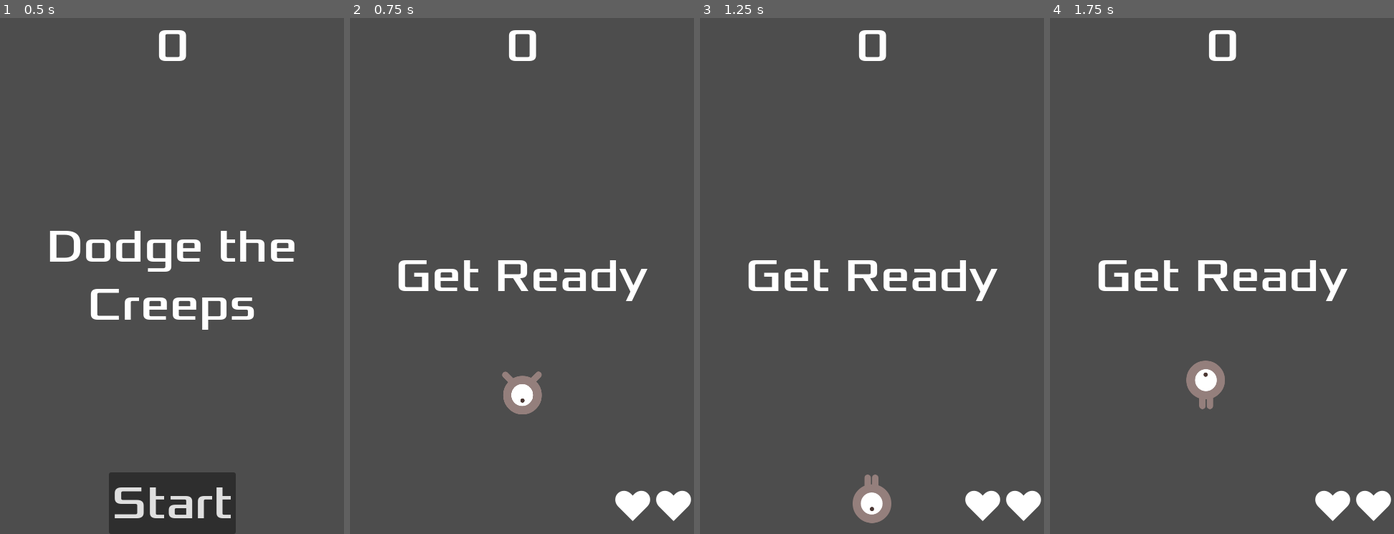
Above: before the commit, frames 1-4 (left to right).
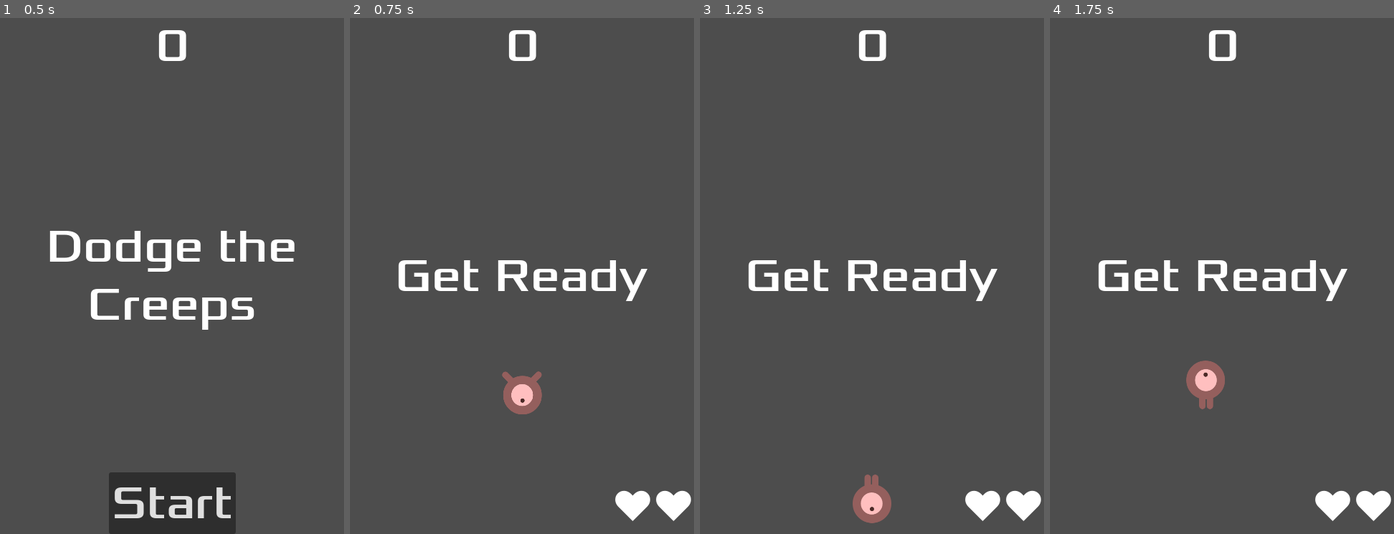
Above: after the commit, the same moments.

Repository: EnriqueSoria/GodotTutorial
Game: Godot game, scene res://main.tscn
Two runs of this game, one before a commit and one after it. Both use one fixed random seed, a clock stepped at 60 frames per second and the inputs below.
Inputs (mouse positions are in pixels of both pictures, inside the frame that each line leads up to):
- Up to frame 1 (0.5 s): no input
- Up to frame 2 (0.75 s): click "Start" at 0.5 s
- Up to frame 3 (1.25 s): no input
- Up to frame 4 (1.75 s): move the mouse to (1204, 379) at 1.27 s

Frame 1 is identical in both runs. In frame 2, 0.7% of the frame differs, in the area x 44-56%, y 68-77%; in frame 3, 0.7%; in frame 4, 0.7%.

Commit message:
Fix game over

Diff:
--- a/main.gd
+++ b/main.gd
@@ -1,7 +1,6 @@
 extends Node
 
 @export var mob_scene: PackedScene
-@export var superpower_scene: PackedScene = preload("res://superpower.tscn")
 @export var life_scene: PackedScene = preload("res://life.tscn")
 var score
 var difficulty_levl = 0
@@ -16,9 +15,6 @@
 	$HUD.set_lifes($Player.lifes)
 	return true
 
-func remove_life():
-	$Player.lifes -= 1
-	$HUD.set_lifes($Player.lifes)
 
 func reset_life_timer():
 	$LifeTimer.start()
@@ -27,10 +23,10 @@
 	$HUD.set_lifes($Player.lifes)
 
 	if $Player.is_dead():
+		$ScoreTimer.stop()
+		$MobTimer.stop()
 		remove_all_mobs()
 		remove_all_life_items()
-		$ScoreTimer.stop()
-		$MobTimer.stop()
 		$HUD.show_game_over()
 
 
@@ -102,6 +98,9 @@
 
 
 func _on_life_timer_timeout() -> void:
+	if not $Player.lifes:
+		return
+
 	var life = life_scene.instantiate()
 
 	life.position = Vector2(
--- a/player.gd
+++ b/player.gd
@@ -26,13 +26,15 @@
 	return lifes == 1
 
 func _on_body_entered(body):
-	hit.emit()
-
 	if not has_shield():
 		lifes -= 1
 
-	# Remove creep
+	# Emit hit (this calls game_over)
+	hit.emit()
+
+	# Hide mob
 	body.hide()
+
 
 func start(pos):
 	position = pos
@@ -40,6 +42,7 @@
 	# Reset state
 	lifes = initial_lifes
 	$AnimatedSprite2D.modulate = Color(1.0, 1.0, 1.0, 1.0)
+	remove_shield()
 
 	show()
 	$CollisionShape2D.disabled = false
@@ -58,14 +61,19 @@
 
 	position += velocity * delta
 	position = position.clamp(Vector2.ZERO, screen_size)
-	$Superpower/Sprite2D.position = position
-	$Superpower/Sprite2D.rotate(delta)
+
+	if has_shield():
+		$Superpower/Sprite2D.position = position
+		$Superpower/Sprite2D.rotate(delta)
 
 	if is_dead():
 		hide() # Player disappears after being hit.
 		# Must be deferred as we can't change physics properties on a physics callback.
 		$CollisionShape2D.set_deferred("disabled", true)
-	elif is_low_life():
+	elif lifes == 2:
+		# Change color to low life
+		$AnimatedSprite2D.modulate = Color(1.0, 0.75, 0.75, 1.0)
+	elif lifes == 1:
 		# Change color to low life
 		$AnimatedSprite2D.modulate = Color(1.0, 0.0, 0.0, 1.0)
 	else:
--- a/player.tscn
+++ b/player.tscn
@@ -6,7 +6,6 @@
 [ext_resource type="Texture2D" uid="uid://w03ey676dcvg" path="res://art/playerGrey_up1.png" id="2_sweqy"]
 [ext_resource type="Texture2D" uid="uid://deltqrg3rpxpg" path="res://art/playerGrey_up2.png" id="3_2hs0m"]
 [ext_resource type="Texture2D" uid="uid://cak7pg72hx0ye" path="res://art/onda.png" id="6_1jxqw"]
-[ext_resource type="Script" uid="uid://clsmpc56ncu37" path="res://superpower.gd" id="7_dw050"]
 
 [sub_resource type="SpriteFrames" id="SpriteFrames_hqtel"]
 animations = [{
@@ -40,6 +39,30 @@
 [sub_resource type="CircleShape2D" id="CircleShape2D_b26j0"]
 radius = 53.08484
 
+[sub_resource type="GDScript" id="GDScript_2hs0m"]
+script/source = "extends CollisionShape2D
+
+
+# Called when the node enters the scene tree for the first time.
+func _ready() -> void:
+	pass # Replace with function body.
+
+
+# Called every frame. 'delta' is the elapsed time since the previous frame.
+func _process(_delta: float) -> void:
+	pass
+
+
+func _on_area_2d_area_entered(area: Area2D) -> void:
+	#var main = area.get_parent()
+	print(\"Ha entrat area\", area)
+
+
+func _on_body_entered(body: Node2D) -> void:
+	body.queue_free()
+	print(\"Ha entrat body\", body) # Replace with function body.
+"
+
 [node name="Player" type="Area2D"]
 script = ExtResource("1_i3pqv")
 metadata/_edit_group_ = true
@@ -62,7 +85,7 @@
 
 [node name="CollisionShape2D" type="CollisionShape2D" parent="Superpower/Area2D"]
 shape = SubResource("CircleShape2D_b26j0")
-script = ExtResource("7_dw050")
+script = SubResource("GDScript_2hs0m")
 
 [node name="Timer" type="Timer" parent="Superpower"]
 wait_time = 3.0
--- a/superpower.gd
+++ /dev/null
@@ -1,21 +0,0 @@
-extends CollisionShape2D
-
-
-# Called when the node enters the scene tree for the first time.
-func _ready() -> void:
-	pass # Replace with function body.
-
-
-# Called every frame. 'delta' is the elapsed time since the previous frame.
-func _process(_delta: float) -> void:
-	pass
-
-
-func _on_area_2d_area_entered(area: Area2D) -> void:
-	#var main = area.get_parent()
-	print("Ha entrat area", area)
-
-
-func _on_body_entered(body: Node2D) -> void:
-	body.queue_free()
-	print("Ha entrat body", body) # Replace with function body.
--- a/superpower.tscn
+++ /dev/null
@@ -1,21 +0,0 @@
-[gd_scene load_steps=4 format=3 uid="uid://dkear4j7oljvs"]
-
-[ext_resource type="Script" uid="uid://clsmpc56ncu37" path="res://superpower.gd" id="1_jnk7h"]
-[ext_resource type="Texture2D" uid="uid://cak7pg72hx0ye" path="res://art/onda.png" id="1_mhl4x"]
-
-[sub_resource type="CircleShape2D" id="CircleShape2D_jnk7h"]
-radius = 53.08484
-
-[node name="Superpower" type="Node2D"]
-
-[node name="Sprite2D" type="Sprite2D" parent="."]
-texture = ExtResource("1_mhl4x")
-
-[node name="Area2D" type="Area2D" parent="."]
-
-[node name="CollisionShape2D" type="CollisionShape2D" parent="Area2D"]
-shape = SubResource("CircleShape2D_jnk7h")
-script = ExtResource("1_jnk7h")
-
-[connection signal="area_entered" from="Area2D" to="Area2D/CollisionShape2D" method="_on_area_2d_area_entered"]
-[connection signal="body_entered" from="Area2D" to="Area2D/CollisionShape2D" method="_on_body_entered"]
Not shown, removed: superpower.gd.uid
